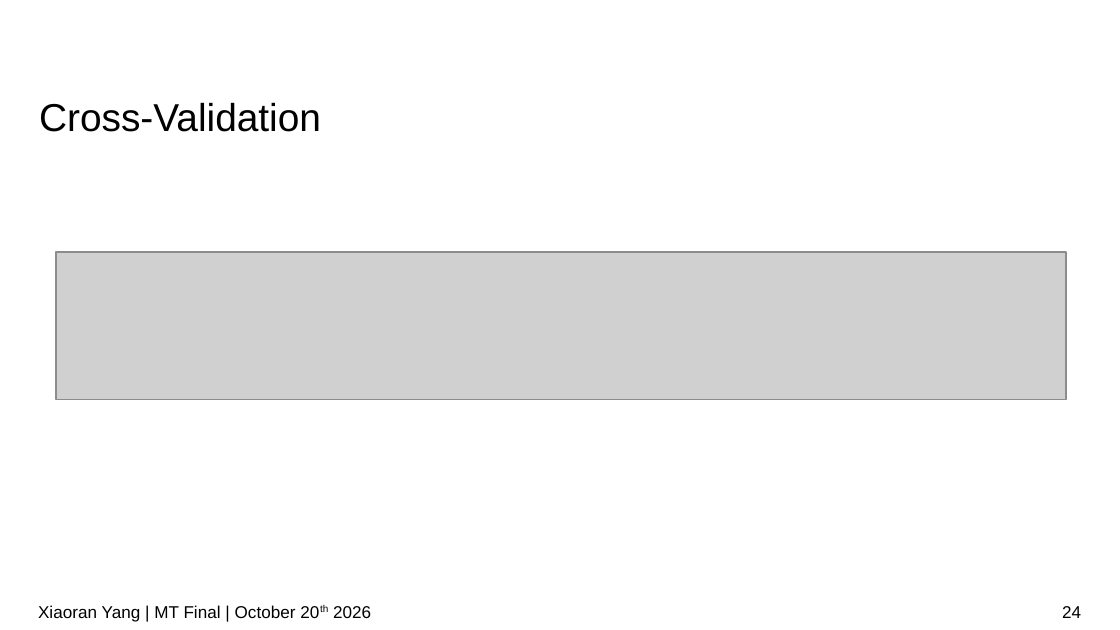
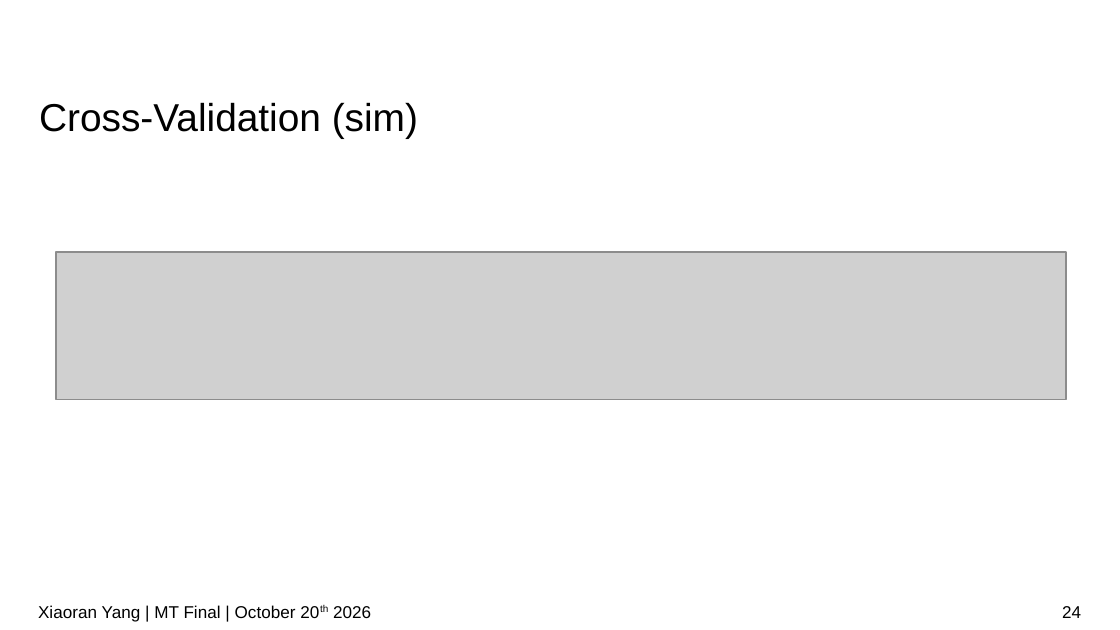
Before and after one commit to IDoccupled/identification, a slide deck: slide 24 of presentation/presentation.odp. Drawn at 1120x630 pixels with LibreOffice and Linux fonts; fonts in the diff are those of the drawing; grey boxes stand for pictures; background and template pictures are left out. Boxes give left, top, right and bottom in pixels: in the first picture for what was removed or moved away, otherwise in the second. Text is boxed around its words. In the diff, an @@ line names an element or a change of style, - is before the commit and + after.

```diff
--- a/presentation/presentation.odp
+++ b/presentation/presentation.odp
@@ title at bbox=[39, 102, 418, 138]: text changed @@
-Cross-Validation
+Cross-Validation (sim)
```
Also in this commit, not shown: 13 other slides changed, 2 slides added, 1 slide removed.
